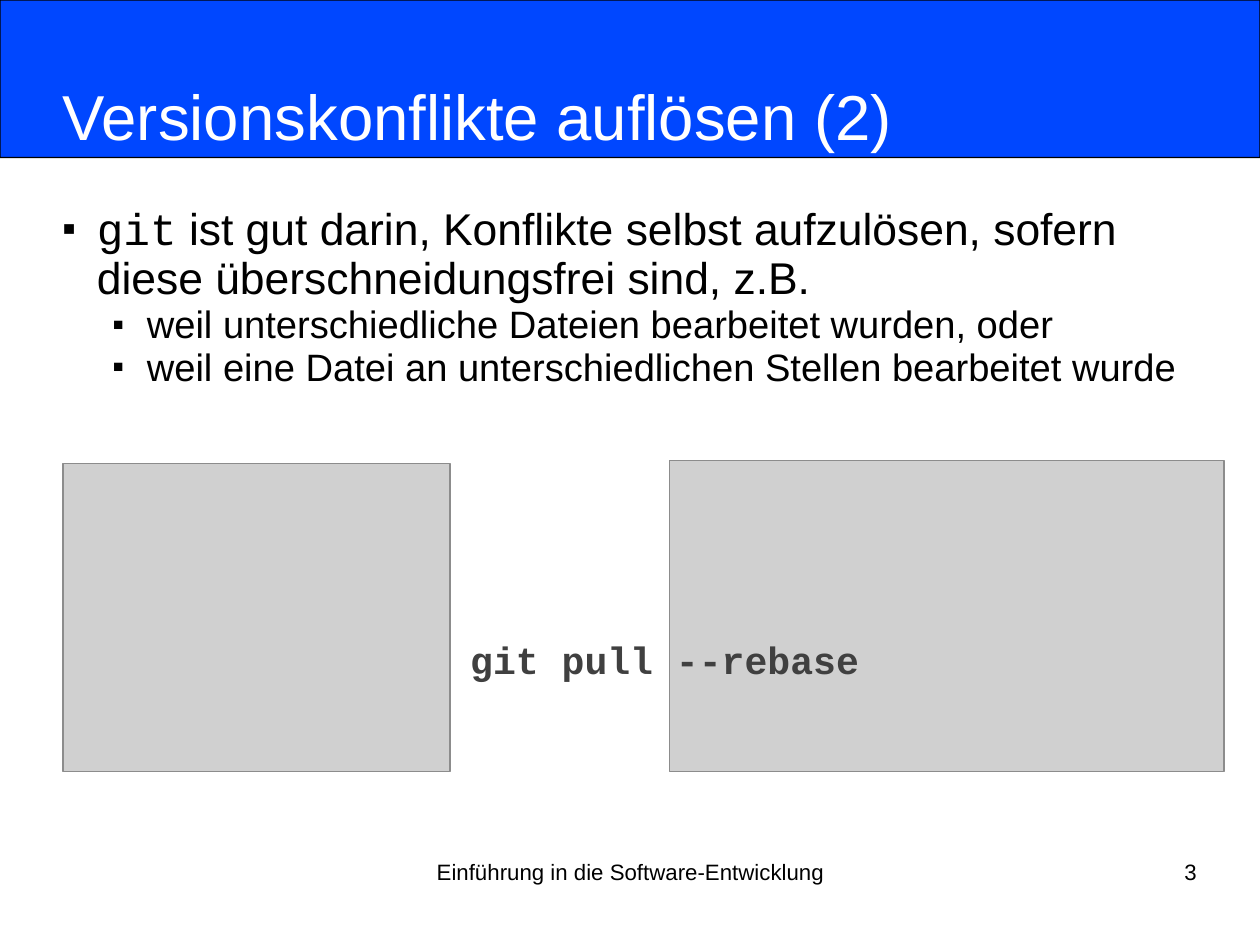
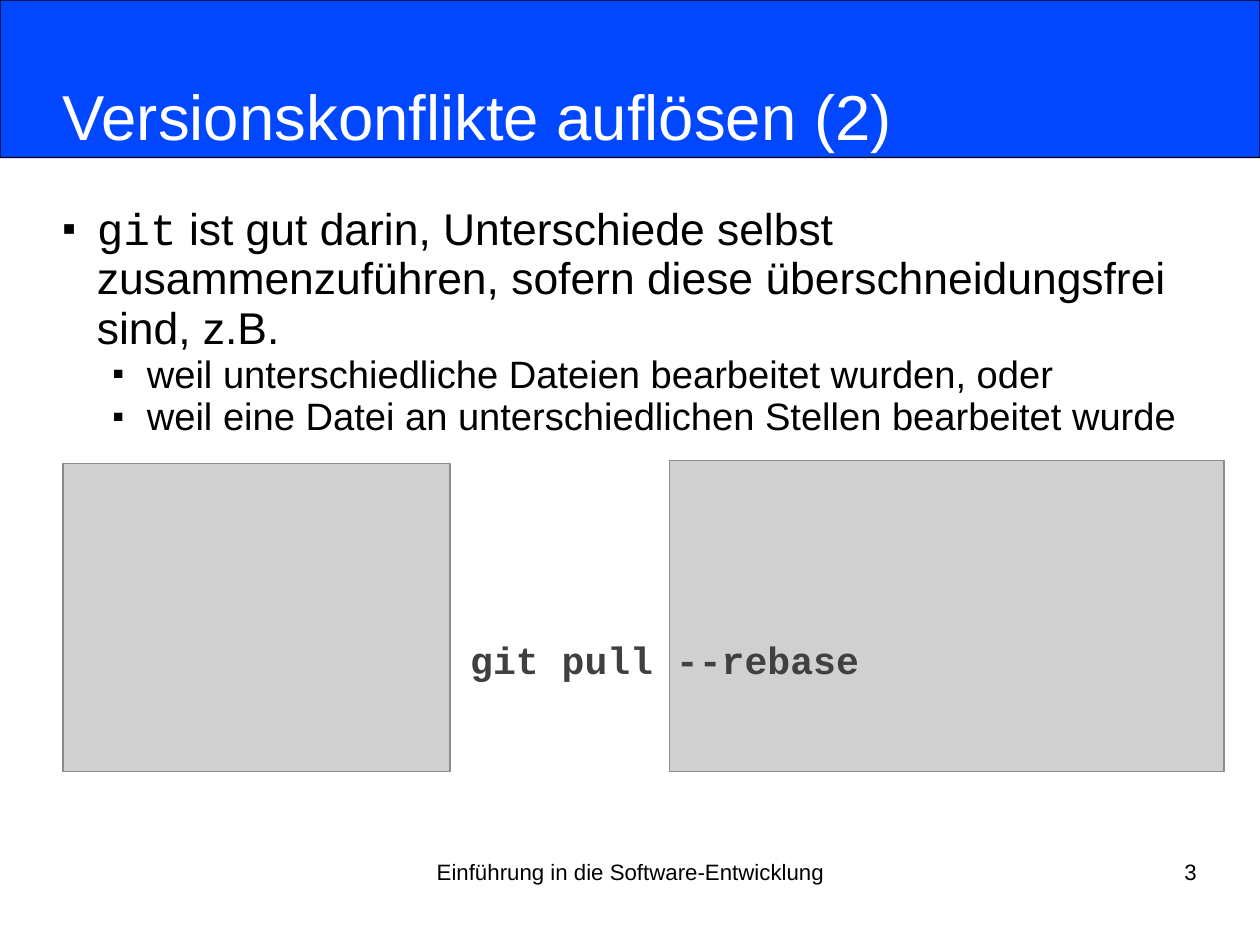
Before and after one commit to nordakademie-einfuehrung-java/vorlesungsskript, a slide deck: slide 3 of folien/Semester_03_Termin_08_Kapitel07.pptx. Drawn at 1260x945 pixels with LibreOffice and Linux fonts; fonts in the diff are those of the drawing; grey boxes stand for pictures. Boxes give left, top, right and bottom in pixels: in the first picture for what was removed or moved away, otherwise in the second. Text is boxed around its words. In the diff, an @@ line names an element or a change of style, - is before the commit and + after.

Commit message:
wording angepasst

```diff
--- a/folien/Semester_03_Termin_08_Kapitel07.pptx
+++ b/folien/Semester_03_Termin_08_Kapitel07.pptx
@@ subtitle at [97,212,1166,350]: text changed @@
-■ git ist gut darin, Konflikte selbst aufzulösen, sofern diese überschneidungsfrei sind, z.B.
+■ git ist gut darin, Unterschiede selbst zusammenzuführen, sofern diese überschneidungsfrei sind, z.B.
```
